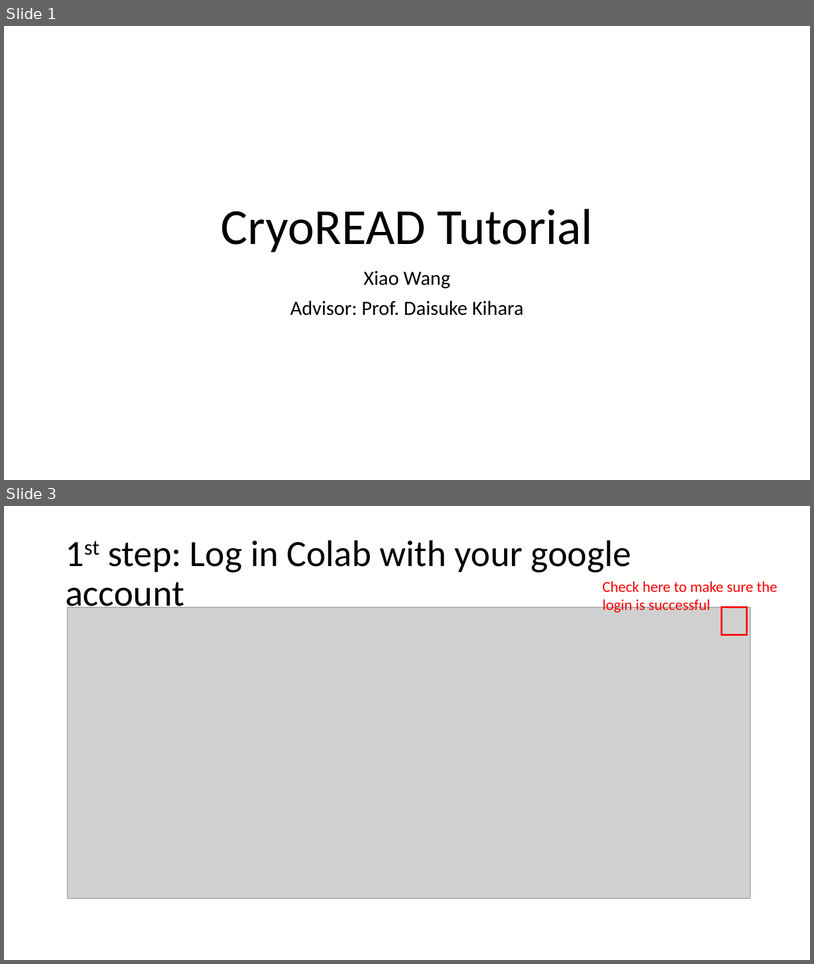
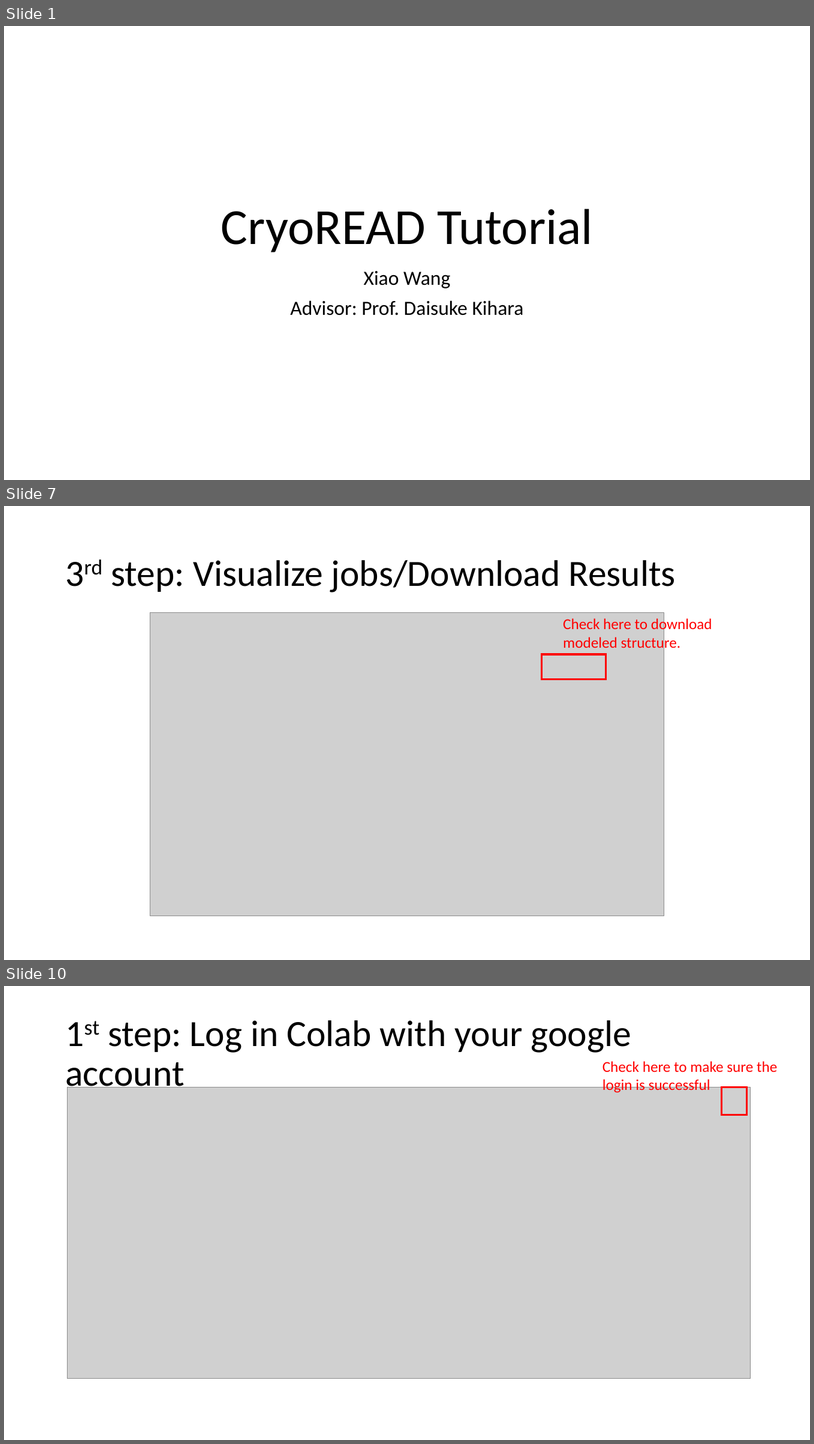
Before and after one commit to kiharalab/CryoREAD, a slide deck: CryoREAD_tutorial.pptx. Shown one above the other, each under a label of ours: slides 1 and 3 before the commit, slides 1, 7 and 10 after it; the slides between them are not shown. The pictures are 814x964 and 814x1444 pixels, drawn with LibreOffice and Linux fonts; fonts in the diff are those of the drawing; grey boxes stand for pictures. Boxes give left, top, right and bottom in pixels: in the first picture for what was removed or moved away, otherwise in the second. Text is boxed around its words. In the diff, an @@ line names an element or a change of style, - is before the commit and + after.

```diff
--- a/CryoREAD_tutorial.pptx
+++ b/CryoREAD_tutorial.pptx
@@ slide 7 added at <box>4,506,810,960</box>, background #FFFFFF @@
@@ title added at <box>111,560,676,592</box>, 44 pt, text #000000 @@
+3rd step: Visualize jobs/Download Results
@@ picture added at <box>150,612,665,916</box> @@
@@ text added at <box>563,617,713,651</box>, 18 pt, text #FF0000 @@
+Check here to download modeled structure.
@@ rectangle added at <box>542,654,606,679</box>, outline #FF0000 2.25 pt @@
@@ what was slide 3 is now slide 10 @@
```
Also in this commit, not shown: 7 slides changed, 6 other slides added, 1 slide removed.
